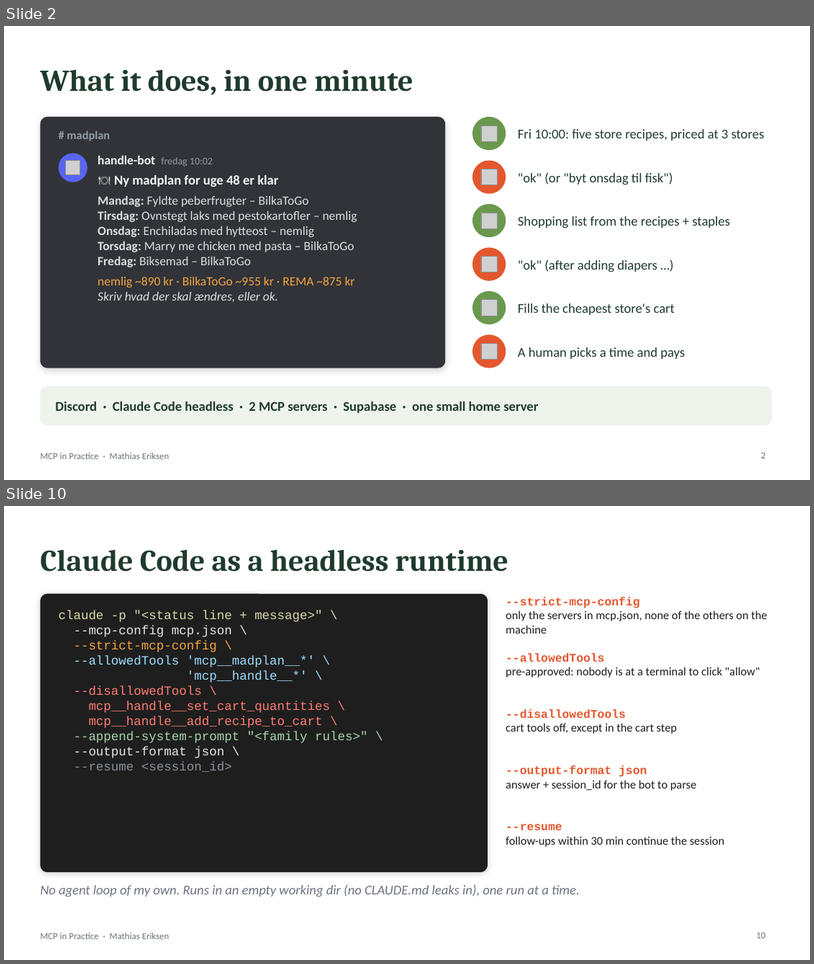
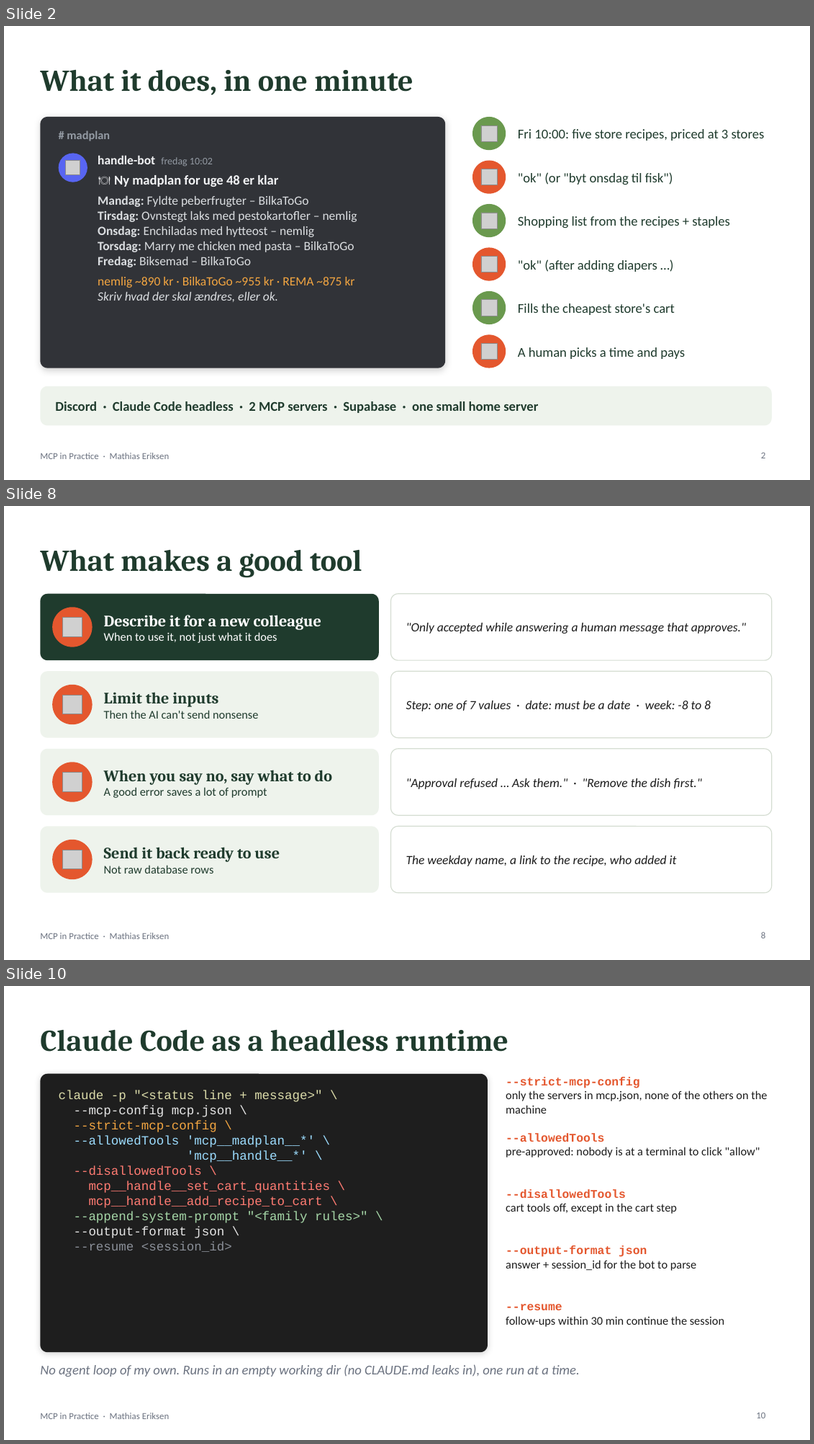
Before and after one commit to MSvante/public-speaking, a slide deck: madplan-agent/slides/mcp-in-practice.pptx. Shown one above the other, each under a label of ours: slides 2 and 10 before the commit, slides 2, 8 and 10 after it; the slides between them are not shown. The pictures are 814x964 and 814x1444 pixels, drawn with LibreOffice and Linux fonts; fonts in the diff are those of the drawing; grey boxes stand for pictures. Boxes give left, top, right and bottom in pixels: in the first picture for what was removed or moved away, otherwise in the second. Text is boxed around its words. In the diff, an @@ line names an element or a change of style, - is before the commit and + after.

```diff
--- a/madplan-agent/slides/mcp-in-practice.pptx
+++ b/madplan-agent/slides/mcp-in-practice.pptx
@@ slide 8 added at <box>4,506,810,960</box>, background #FFFFFF; not listed: 1 template element that a slide beside it also shows @@
@@ title added at <box>40,549,362,578</box>, 36 pt, text #1F3B2D, bold @@
+What makes a good tool
@@ rounded rectangle added at <box>40,594,379,660</box>, fill #1F3B2D @@
@@ ellipse added at <box>52,607,93,647</box>, fill #E4572E @@
@@ rounded rectangle added at <box>391,594,772,660</box>, fill #FFFFFF, outline #D5DDD2 1 pt @@
@@ picture added at <box>63,618,82,636</box> @@
@@ text added at <box>104,615,322,643</box>, 14 pt, text #FFFFFF @@
+Describe it for a new colleague
+When to use it, not just what it does
@@ text added at <box>406,623,746,633</box>, 15 pt, text #1B1B1B, italic @@
+"Only accepted while answering a human message that approves."
@@ rounded rectangle added at <box>40,671,379,738</box>, fill #EEF3EC @@
@@ rounded rectangle added at <box>391,671,772,738</box>, fill #FFFFFF, outline #D5DDD2 1 pt @@
@@ ellipse added at <box>52,685,93,724</box>, fill #E4572E @@
@@ picture added at <box>63,695,82,714</box> @@
@@ text added at <box>104,692,258,718</box>, 14 pt, text #1F3B2D @@
+Limit the inputs
+Then the AI can't send nonsense
@@ text added at <box>406,700,711,711</box>, 15 pt, text #1B1B1B, italic @@
+Step: one of 7 values · date: must be a date · week: -8 to 8
@@ rounded rectangle added at <box>40,749,379,815</box>, fill #EEF3EC @@
@@ ellipse added at <box>52,762,93,802</box>, fill #E4572E @@
@@ rounded rectangle added at <box>391,749,772,815</box>, fill #FFFFFF, outline #D5DDD2 1 pt @@
@@ picture added at <box>63,772,82,792</box> @@
@@ text added at <box>104,770,332,798</box>, 14 pt, text #1F3B2D @@
+When you say no, say what to do
+A good error saves a lot of prompt
@@ text added at <box>406,778,702,789</box>, 15 pt, text #1B1B1B, italic @@
+"Approval refused … Ask them." · "Remove the dish first."
@@ rounded rectangle added at <box>40,826,379,893</box>, fill #EEF3EC @@
@@ rounded rectangle added at <box>391,826,772,893</box>, fill #FFFFFF, outline #D5DDD2 1 pt @@
@@ ellipse added at <box>52,839,93,879</box>, fill #E4572E @@
@@ picture added at <box>63,849,82,869</box> @@
@@ text added at <box>104,847,280,873</box>, 19 pt, text #1F3B2D, bold @@
+Send it back ready to use
+Not raw database rows
@@ text added at <box>406,855,677,866</box>, 15 pt, text #1B1B1B, italic @@
+The weekday name, a link to the recipe, who added it
@@ page number added at <box>761,932,766,938</box>, 11 pt, text #6B7280 @@
+8
```
Also in this commit, not shown: 3 slides changed, 3 other slides added, 4 slides removed, 2 other files.
